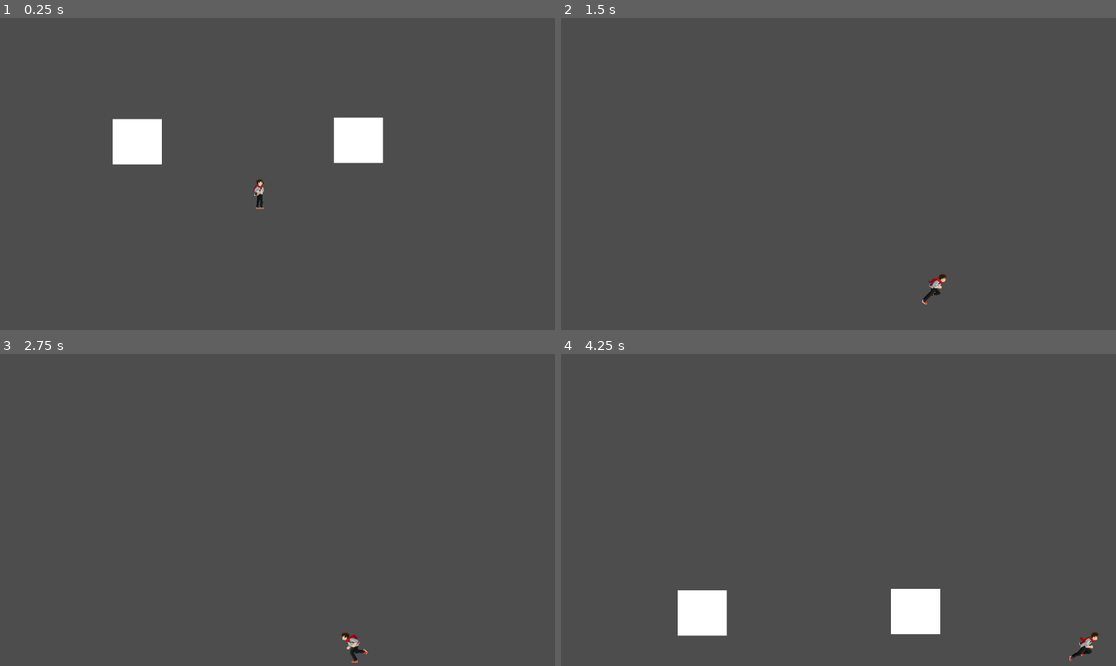
Above: before the commit, frames 1-4 (two rows, left to right).
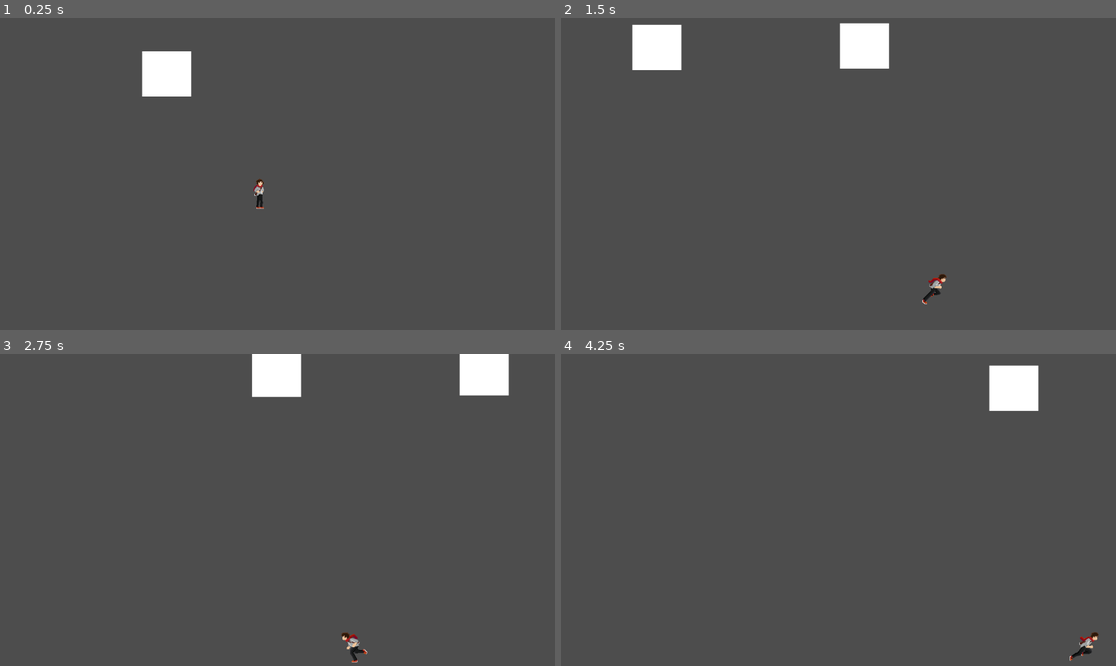
Above: after the commit, the same moments.

Repository: GuilhermeBisse/Tower-of-Death
Game: Godot game, scene res://Scenes/boss_room.tscn
Two runs of this game, one before a commit and one after it. Both use one fixed random seed, a clock stepped at 60 frames per second and the inputs below. This scene is started directly instead of the project's main scene.
Inputs:
- Up to frame 1 (0.25 s): no input
- Up to frame 2 (1.5 s): hold D (right) from 0.53 s (still down); tap J (attack) at 0.6, 1.35 s; tap Space (jump) at 0.77 s
- Up to frame 3 (2.75 s): tap Space (jump) at 1.52 s; release D (right) at 2.03 s; hold A (left) from 2.03 s (still down); tap J (attack) at 2.1 s
- Up to frame 4 (4.25 s): release A (left) at 2.78 s; hold D (right) from 2.78 s (still down); tap J (attack) at 2.85, 3.6 s; tap Space (jump) at 3.02, 3.77 s

The runs differ from the first frame. In frame 1, 3.9% of the frame differs, in the area x 20-70%, y 10-47%; in frame 2, 2.6%; in frame 3, 2.4%; in frame 4, 3.9%, in the area x 21-87%, y 3-91%.

Commit message:
Transition Idle - SincPunch

Diff:
--- a/Prefabs/Idle.gd
+++ b/Prefabs/Idle.gd
@@ -1,6 +1,20 @@
 extends State
+@onready var animation_player = $"../../AnimationPlayer"
 
+var is_attacking = false
 
+func enter():
+	super.enter()
+	animation_player.play("Idle")
 
 func _on_attack_timer_timeout():
-	pass
+	is_attacking = true
+
+func transition():
+	if is_attacking:
+		get_parent().change_state("SincPunch")
+		is_attacking = false
+
+func exit():
+	super.exit()
+	owner.set_physics_process(false)
--- /dev/null
+++ b/Prefabs/SincPunch.gd
@@ -0,0 +1,21 @@
+extends State
+@onready var animation_player = $"../../AnimationPlayer"
+var attack_finished = false
+func enter():
+	super.enter()
+	owner.set_physics_process(true)
+	animation_player.play("SincPunch")
+
+func exit():
+	super.exit()
+	owner.set_physics_process(false)
+
+func transition():
+	if attack_finished:
+		get_parent().change_state("Idle")
+		print("Now its idling")
+		attack_finished = false
+
+
+func _on_animation_player_animation_finished(anim_name):
+	attack_finished = true
--- /dev/null
+++ b/Prefabs/first_boss.gd
@@ -0,0 +1,4 @@
+extends Node2D
+
+func _ready():
+	set_physics_process(false)
--- a/Prefabs/first_boss.tscn
+++ b/Prefabs/first_boss.tscn
@@ -1,9 +1,11 @@
-[gd_scene load_steps=15 format=3 uid="uid://ov7ad3qfr5xd"]
+[gd_scene load_steps=17 format=3 uid="uid://ov7ad3qfr5xd"]
 
 [ext_resource type="Script" path="res://Scripts/state.gd" id="1_5v5qb"]
+[ext_resource type="Script" path="res://Prefabs/first_boss.gd" id="1_eswcn"]
 [ext_resource type="Script" path="res://FiniteStateMachine.gd" id="1_qq1eb"]
 [ext_resource type="Script" path="res://Prefabs/Idle.gd" id="2_mfagn"]
 [ext_resource type="Script" path="res://Prefabs/AttackTimer.gd" id="4_2675q"]
+[ext_resource type="Script" path="res://Prefabs/SincPunch.gd" id="4_lrd34"]
 [ext_resource type="Animation" uid="uid://51e6u8co5oqe" path="res://RightPunch.res" id="5_opkhw"]
 
 [sub_resource type="RectangleShape2D" id="RectangleShape2D_hhqj6"]
@@ -14,6 +16,22 @@
 
 [sub_resource type="RectangleShape2D" id="RectangleShape2D_m131q"]
 size = Vector2(99, 96.5)
+
+[sub_resource type="Animation" id="Animation_qtwvj"]
+resource_name = "LeftPunchTest"
+length = 5.0
+tracks/0/type = "value"
+tracks/0/imported = false
+tracks/0/enabled = true
+tracks/0/path = NodePath("Left_Hand:position")
+tracks/0/interp = 1
+tracks/0/loop_wrap = true
+tracks/0/keys = {
+"times": PackedFloat32Array(0, 0.7, 1.1, 1.2, 1.3, 1.4, 1.5, 2.5, 5),
+"transitions": PackedFloat32Array(1, 12.996, 1, 1, 1, 1, 1, 1, 1),
+"update": 0,
+"values": [Vector2(0, 0), Vector2(-5, -200), Vector2(-50, 0), Vector2(-70, 350), Vector2(-20, 700), Vector2(-20, 670), Vector2(-20, 700), Vector2(-20, 700), Vector2(0, 0)]
+}
 
 [sub_resource type="Animation" id="Animation_vd4in"]
 length = 0.001
@@ -41,27 +59,22 @@
 "update": 0,
 "values": [Vector2(0, 0)]
 }
-
-[sub_resource type="Animation" id="Animation_qtwvj"]
-resource_name = "LeftPunchTest"
-length = 5.0
-tracks/0/type = "value"
-tracks/0/imported = false
-tracks/0/enabled = true
-tracks/0/path = NodePath("Left_Hand:position")
-tracks/0/interp = 1
-tracks/0/loop_wrap = true
-tracks/0/keys = {
-"times": PackedFloat32Array(0, 0.7, 1.1, 1.2, 1.3, 1.4, 1.5, 2.5, 5),
-"transitions": PackedFloat32Array(1, 12.996, 1, 1, 1, 1, 1, 1, 1),
-"update": 0,
-"values": [Vector2(0, 0), Vector2(-5, -200), Vector2(-50, 0), Vector2(-70, 350), Vector2(-20, 700), Vector2(-20, 670), Vector2(-20, 700), Vector2(-20, 700), Vector2(0, 0)]
+tracks/2/type = "value"
+tracks/2/imported = false
+tracks/2/enabled = true
+tracks/2/path = NodePath(".:position")
+tracks/2/interp = 1
+tracks/2/loop_wrap = true
+tracks/2/keys = {
+"times": PackedFloat32Array(0),
+"transitions": PackedFloat32Array(1),
+"update": 0,
+"values": [Vector2(0, 0)]
 }
 
 [sub_resource type="Animation" id="Animation_30bt2"]
 resource_name = "SincPunch"
 length = 5.0
-loop_mode = 1
 tracks/0/type = "value"
 tracks/0/imported = false
 tracks/0/enabled = true
@@ -87,8 +100,26 @@
 "values": [Vector2(0, 0), Vector2(40, -200), Vector2(50, 0), Vector2(70, 350), Vector2(20, 700), Vector2(20, 670), Vector2(20, 700), Vector2(20, 700), Vector2(0, 0)]
 }
 
+[sub_resource type="Animation" id="Animation_lo370"]
+resource_name = "Idle"
+length = 4.2
+loop_mode = 2
+tracks/0/type = "value"
+tracks/0/imported = false
+tracks/0/enabled = true
+tracks/0/path = NodePath(".:position")
+tracks/0/interp = 1
+tracks/0/loop_wrap = true
+tracks/0/keys = {
+"times": PackedFloat32Array(0, 0.4, 0.8, 1.2, 1.6, 2.1, 2.5, 2.9, 3.3, 3.7, 4.1),
+"transitions": PackedFloat32Array(1, 1, 1, 1, 1, 1, 1, 1, 1, 1, 1),
+"update": 0,
+"values": [Vector2(0, 0), Vector2(204, 64), Vector2(265, 10), Vector2(329, -61), Vector2(439, -4), Vector2(539, 60), Vector2(724, -97), Vector2(824, -1), Vector2(902, 49), Vector2(1066, 67), Vector2(1152, -8)]
+}
+
 [sub_resource type="AnimationLibrary" id="AnimationLibrary_u0eui"]
 _data = {
+"Idle": SubResource("Animation_lo370"),
 "LeftPunchTest": SubResource("Animation_qtwvj"),
 "RESET": SubResource("Animation_vd4in"),
 "RightPunch": ExtResource("5_opkhw"),
@@ -100,15 +131,13 @@
 "RightPunch": ExtResource("5_opkhw")
 }
 
-[sub_resource type="AnimationLibrary" id="AnimationLibrary_aw6gc"]
-_data = {
-"RightPunch": ExtResource("5_opkhw")
-}
-
 [node name="FirstBoss" type="Node2D"]
+script = ExtResource("1_eswcn")
 
 [node name="Left_Hand" type="RigidBody2D" parent="."]
 gravity_scale = 0.0
+lock_rotation = true
+freeze = true
 
 [node name="ColorRect" type="ColorRect" parent="Left_Hand"]
 offset_left = -263.0
@@ -131,6 +160,8 @@
 
 [node name="Right_Hand" type="RigidBody2D" parent="."]
 gravity_scale = 0.0
+lock_rotation = true
+freeze = true
 
 [node name="ColorRect2" type="ColorRect" parent="Right_Hand"]
 offset_left = 168.0
@@ -157,7 +188,7 @@
 script = ExtResource("2_mfagn")
 
 [node name="SincPunch" type="Node2D" parent="FiniteStateMachine"]
-script = ExtResource("1_5v5qb")
+script = ExtResource("4_lrd34")
 
 [node name="RightPunch" type="Node2D" parent="FiniteStateMachine"]
 script = ExtResource("1_5v5qb")
@@ -181,12 +212,8 @@
 "": SubResource("AnimationLibrary_u0eui"),
 "MyLibrary": SubResource("AnimationLibrary_mtqvn")
 }
-autoplay = "SincPunch"
-
-[node name="AnimationPlayer2" type="AnimationPlayer" parent="."]
-libraries = {
-"Punch": SubResource("AnimationLibrary_aw6gc")
-}
+autoplay = "Idle"
 
 [connection signal="timeout" from="AttackTimer" to="FiniteStateMachine/Idle" method="_on_attack_timer_timeout"]
 [connection signal="timeout" from="AttackTimer" to="AttackTimer" method="_on_timeout"]
+[connection signal="animation_finished" from="AnimationPlayer" to="FiniteStateMachine/SincPunch" method="_on_animation_player_animation_finished"]
--- a/Scenes/boss_room.tscn
+++ b/Scenes/boss_room.tscn
@@ -15,7 +15,6 @@
 shape = SubResource("WorldBoundaryShape2D_0nvh7")
 
 [node name="FirstBoss" parent="." instance=ExtResource("1_aymlm")]
-position = Vector2(511, 249)
 
 [node name="player" parent="." instance=ExtResource("2_tkrer")]
 position = Vector2(536, 327)
